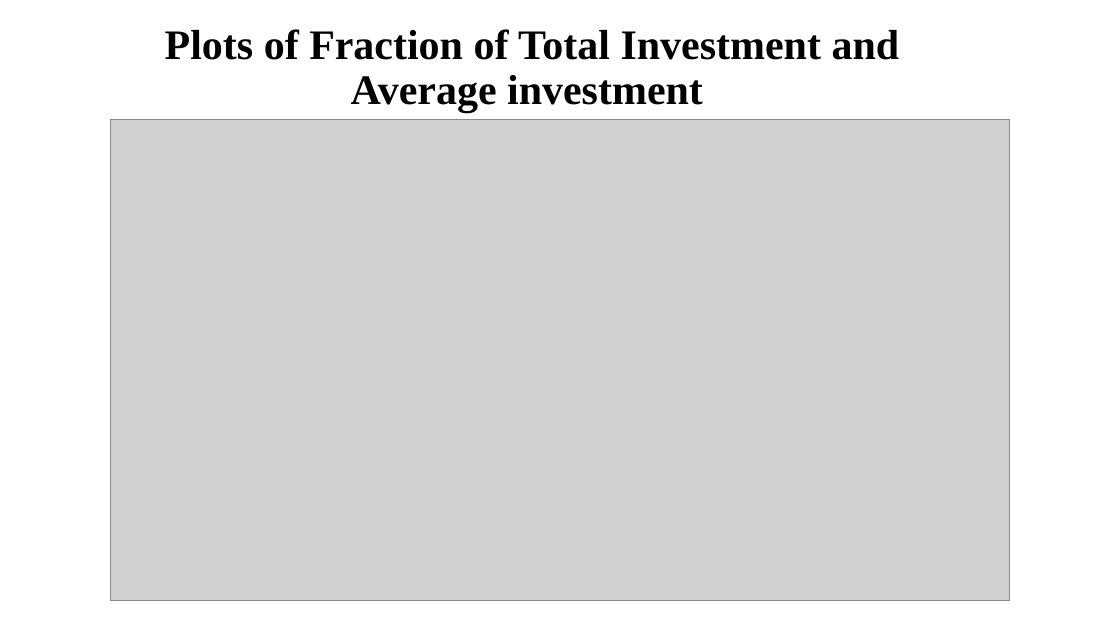
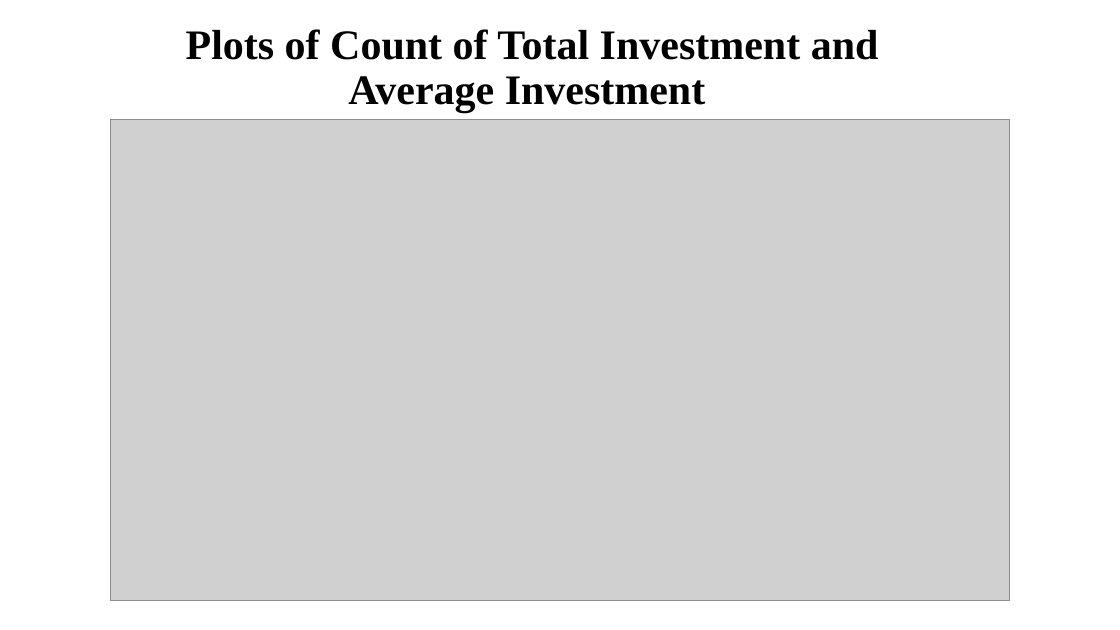
Before and after one commit to sivaswami1885/InvestmentAnalysis, a slide deck: slide 7 of INVEST.pptx. Drawn at 1120x630 pixels with LibreOffice and Linux fonts; fonts in the diff are those of the drawing; grey boxes stand for pictures; background and template pictures are left out. Boxes give left, top, right and bottom in pixels: in the first picture for what was removed or moved away, otherwise in the second. Text is boxed around its words. In the diff, an @@ line names an element or a change of style, - is before the commit and + after.

```diff
--- a/INVEST.pptx
+++ b/INVEST.pptx
@@ title at [186, 29, 879, 112]: text changed @@
-Plots of Fraction of Total Investment and Average investment
+Plots of Count of Total Investment and Average Investment
```
Also in this commit, not shown: 3 other slides changed, 2 other files.
